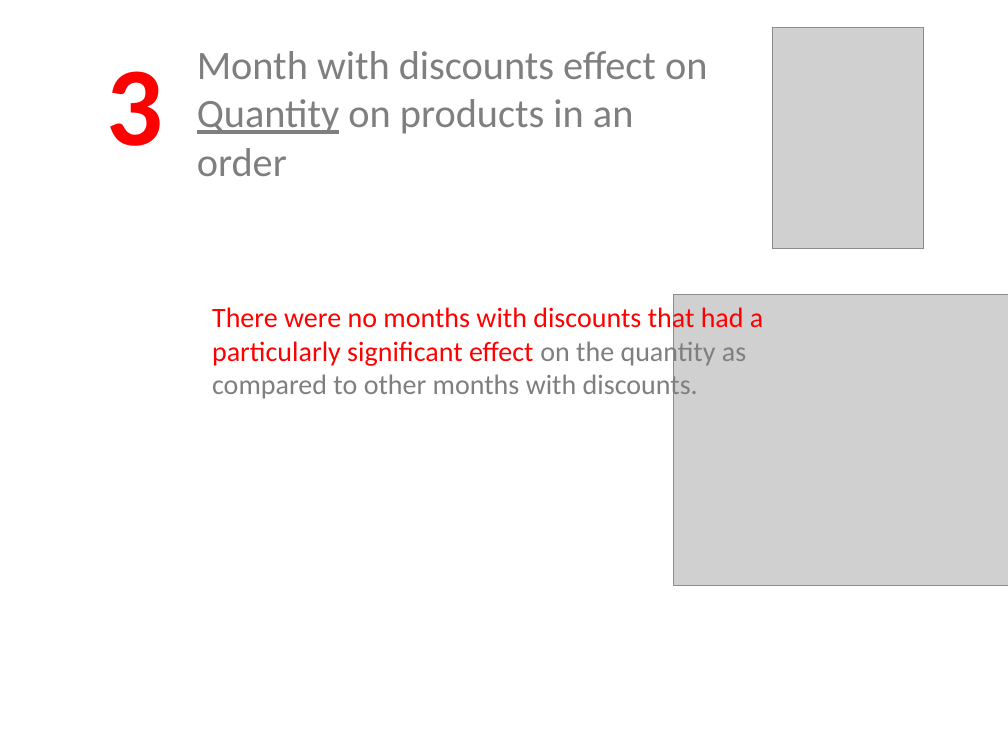
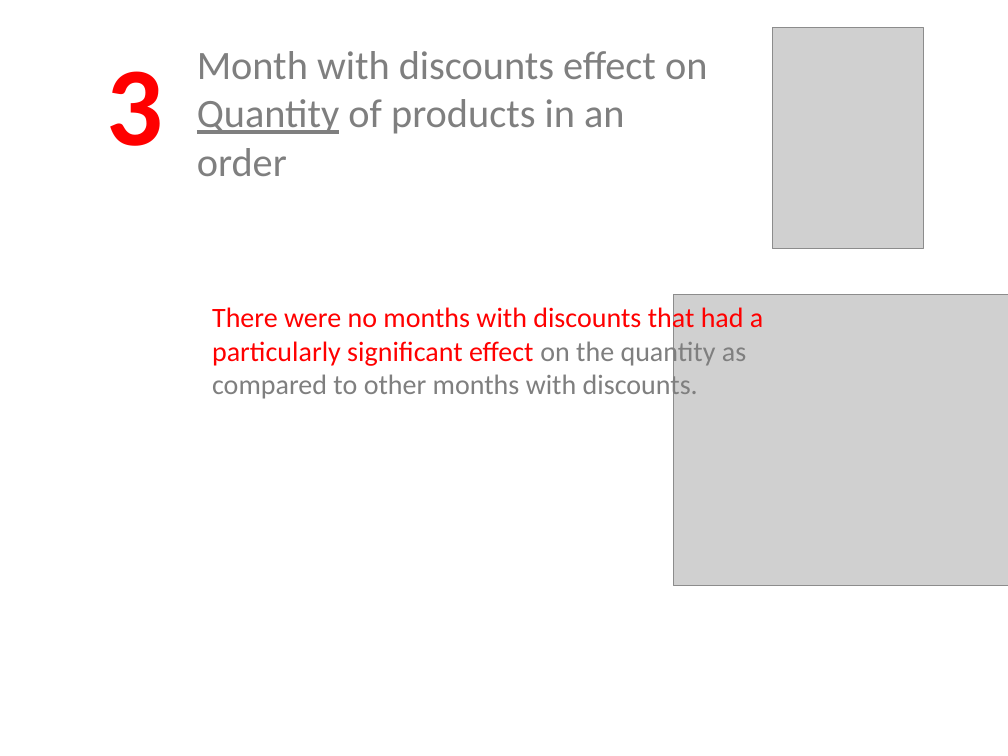
Before and after one commit to Sue-Mir/Module2_Project_Hypothesis_Testing, a slide deck: slide 9 of Project2_HypothesisTesting_NonTechnicalPresentation.pptx. Drawn at 1008x756 pixels with LibreOffice and Linux fonts; fonts in the diff are those of the drawing; grey boxes stand for pictures. Boxes give left, top, right and bottom in pixels: in the first picture for what was removed or moved away, otherwise in the second. Text is boxed around its words. In the diff, an @@ line names an element or a change of style, - is before the commit and + after.

```diff
--- a/Project2_HypothesisTesting_NonTechnicalPresentation.pptx
+++ b/Project2_HypothesisTesting_NonTechnicalPresentation.pptx
@@ title at (197, 51, 707, 176): text changed @@
-Month with discounts effect on
-Quantity on products in an
-order
+Month with discounts effect on
+Quantity of products in an
+order
```
Also in this commit, not shown: 3 other slides changed.
